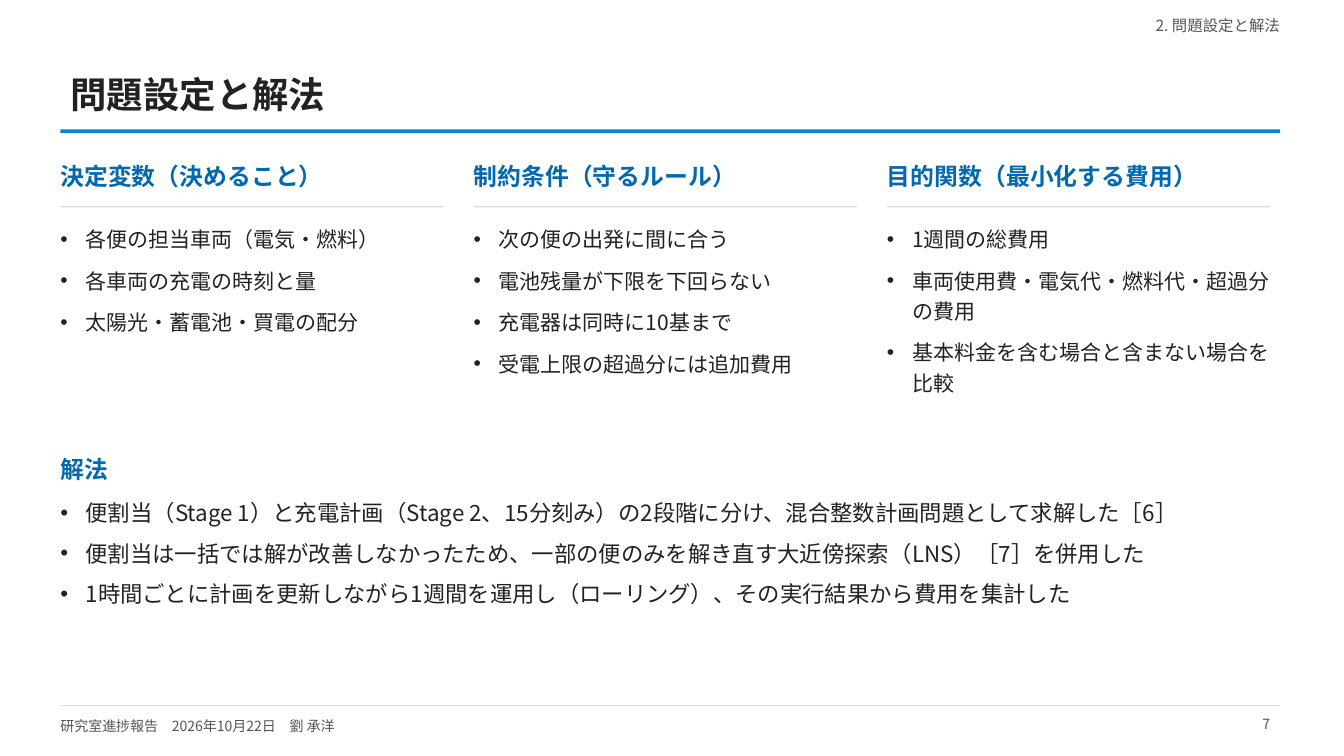
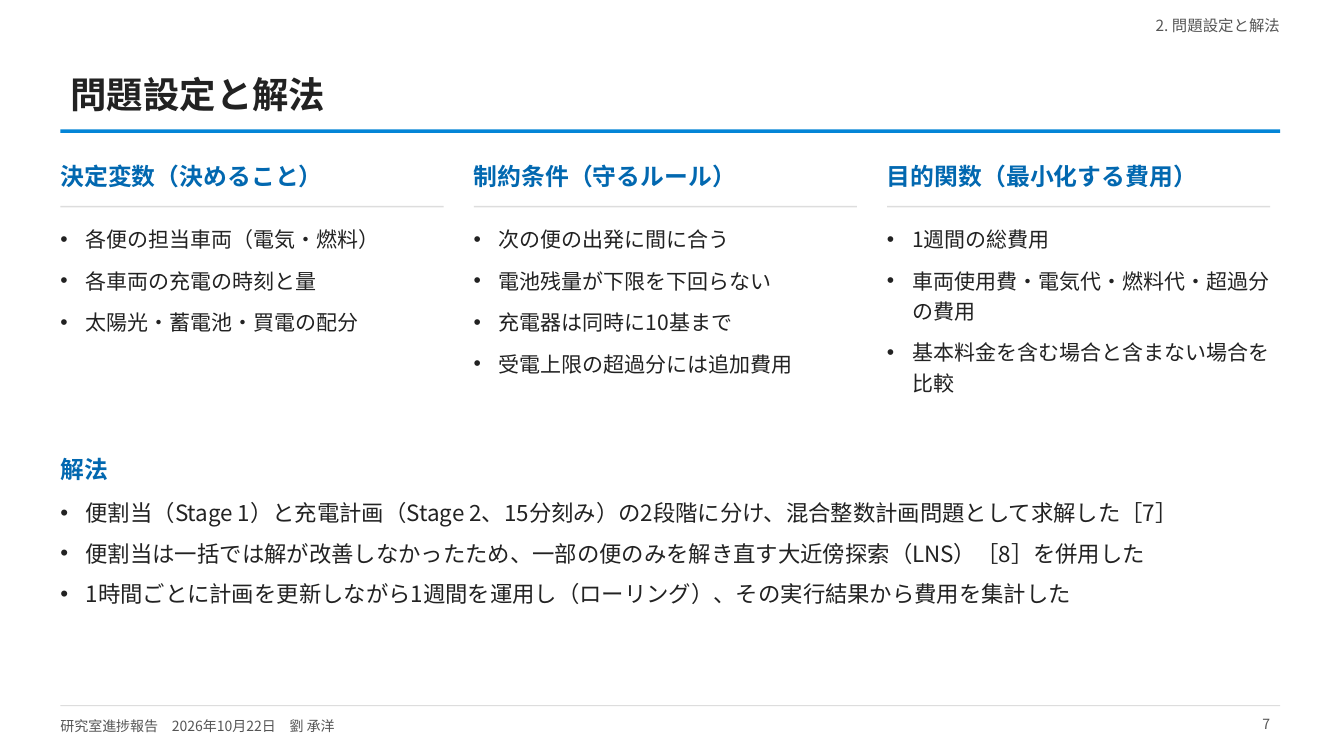
Before and after one commit to CYLIU2003/master-course, a slide deck: slide 7 of outcome/2026-10-22_lab_progress/lab_progress_20261022.pptx. Drawn at 1344x756 pixels with LibreOffice and Linux fonts; fonts in the diff are those of the drawing. Boxes give left, top, right and bottom in pixels: in the first picture for what was removed or moved away, otherwise in the second. Text is boxed around its words. In the diff, an @@ line names an element or a change of style, - is before the commit and + after.

```diff
--- a/outcome/2026-10-22_lab_progress/lab_progress_20261022.pptx
+++ b/outcome/2026-10-22_lab_progress/lab_progress_20261022.pptx
@@ text at [86, 502, 1177, 564]: text changed @@
-• 便割当（Stage 1）と充電計画（Stage 2、15分刻み）の2段階に分け、混合整数計画問題として求解した［6］
-• 便割当は一括では解が改善しなかったため、一部の便のみを解き直す大近傍探索（LNS）［7］を併用した
+• 便割当（Stage 1）と充電計画（Stage 2、15分刻み）の2段階に分け、混合整数計画問題として求解した［7］
+• 便割当は一括では解が改善しなかったため、一部の便のみを解き直す大近傍探索（LNS）［8］を併用した
```
Also in this commit, not shown: 5 other slides changed, 3 other files.
